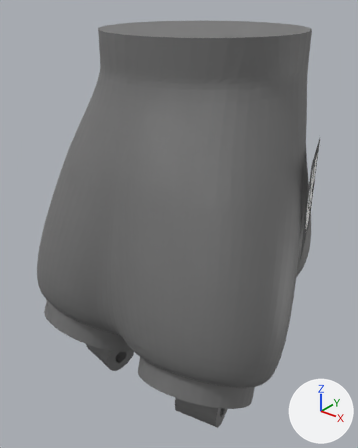
Two versions of the COLLADA model meshes/hand_3finger.dae, one commit apart.
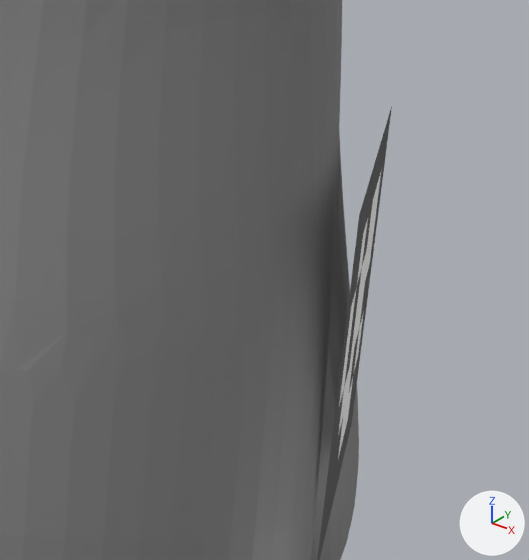
Each version appears first whole from a 50 mm lens placed at (0.094, -0.1295, 0.012), pointed at (-0.0053, -0.0054, -0.065), and next in a close-up on the part from 59% to 100% of the width and 24% to 58% of the height. Arrows for +X, +Y and +Z are at lower right; the lights stay in place. Where no turn or scale is listed for an object, it has been applied to the vertices.

Objects in the first close-up: 'hand_3finger', '平面'.
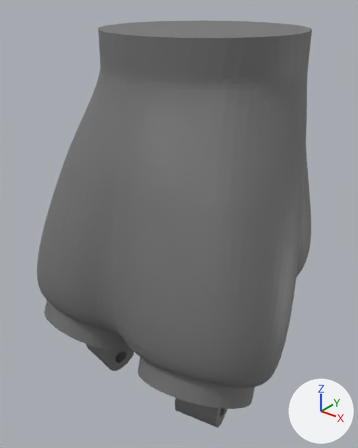
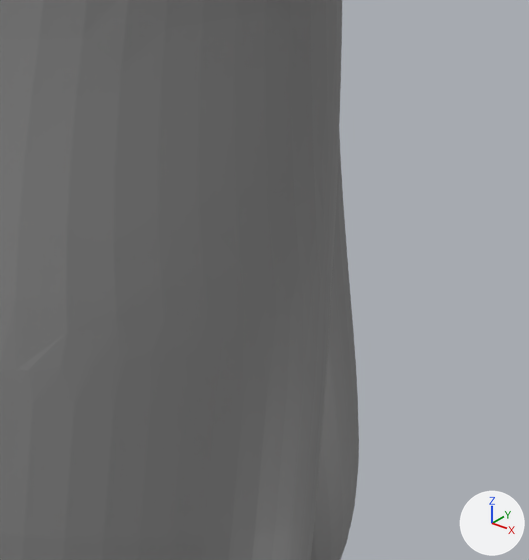
Changed parts and their boxes (x1, y1, x2, y2) in the close-ups (529 x 560 px):
'平面', deleted
    before: (317, 107, 392, 560)

The change in detail:
Object '平面' (ob_平面) is deleted.
